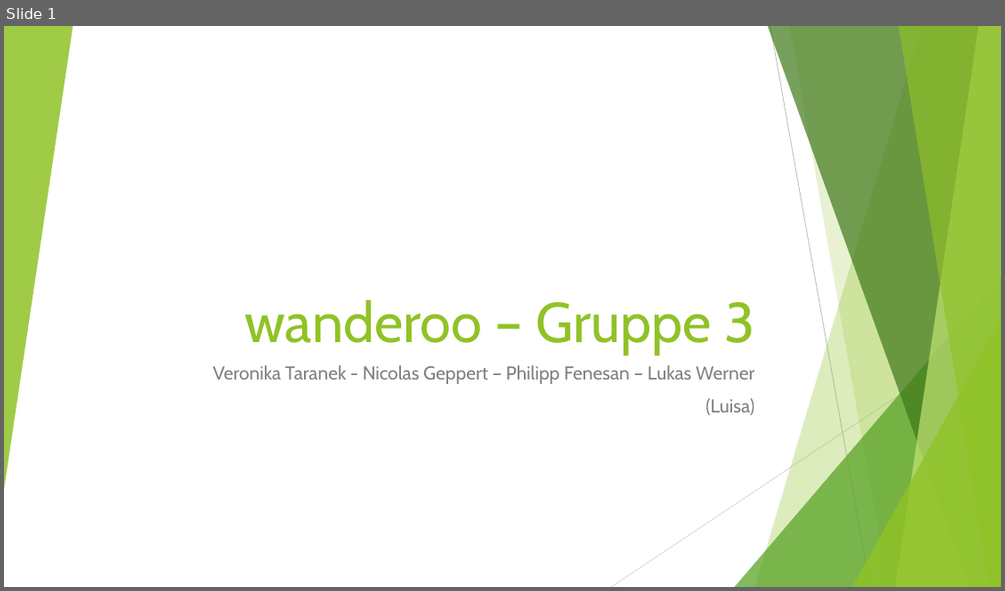
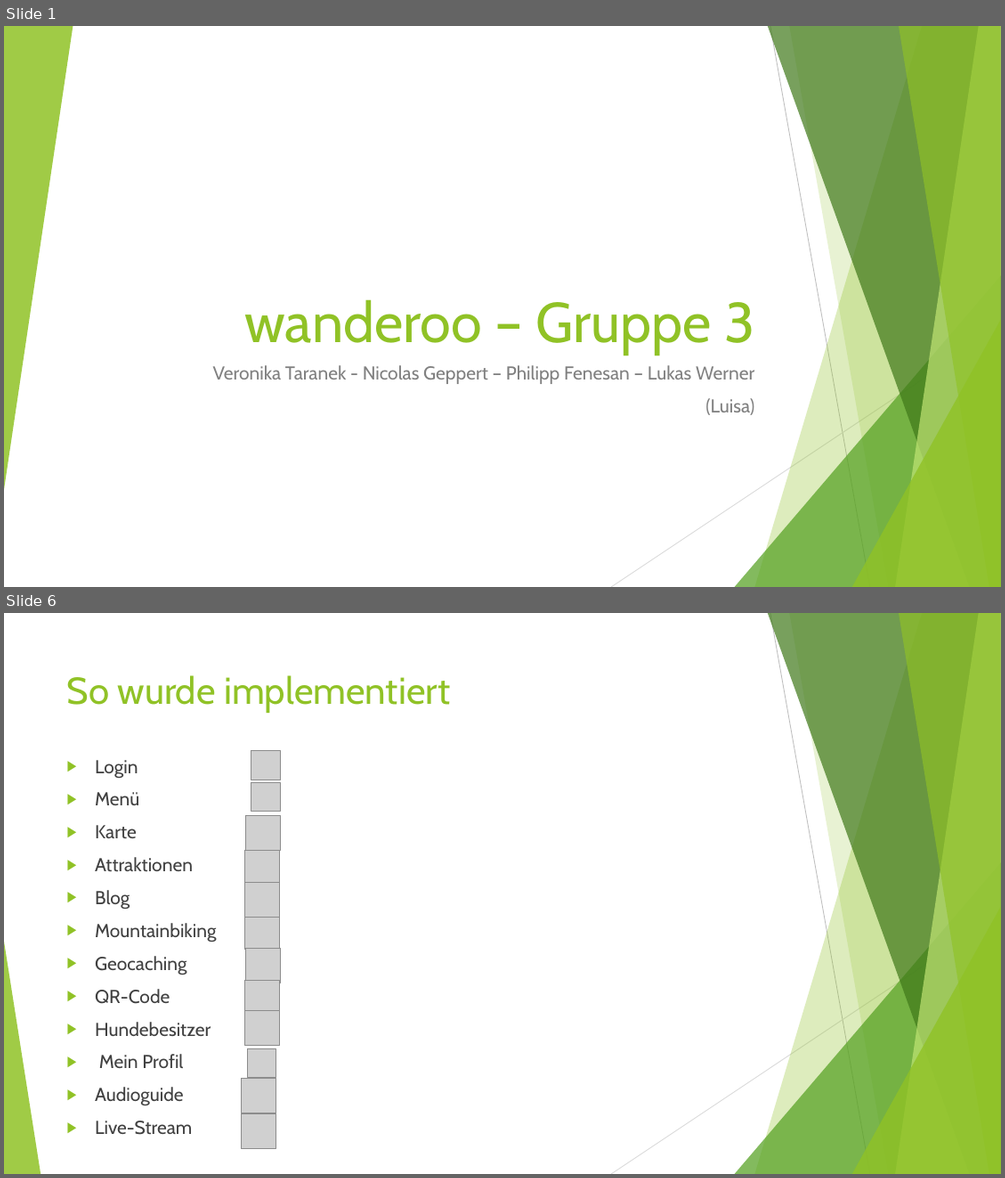
Before and after one commit to NicoGep/Programming_Project, a slide deck: presentation/wanderoo – Gruppe 3.pptx. Shown one above the other, each under a label of ours: slide 1 before the commit, slides 1 and 6 after it; the slides between them are not shown. The pictures are 1005x591 and 1005x1178 pixels, drawn with LibreOffice and Linux fonts; fonts in the diff are those of the drawing; grey boxes stand for pictures. Boxes give left, top, right and bottom in pixels: in the first picture for what was removed or moved away, otherwise in the second. Text is boxed around its words. In the diff, an @@ line names an element or a change of style, - is before the commit and + after.

```diff
--- a/presentation/wanderoo – Gruppe 3.pptx
+++ b/presentation/wanderoo – Gruppe 3.pptx
@@ slide 6 added at [4, 613, 1001, 1174], background #FFFFFF; not listed: 9 template elements that a slide beside it also shows @@
@@ title added at [67, 675, 450, 713], 36 pt, text #90C226 @@
+So wurde implementiert
@@ text added at [95, 760, 216, 1135], 18 pt, text #404040 @@
+▶ Login
+▶ Menü
+▶ Karte
+▶ Attraktionen
+▶ Blog
+▶ Mountainbiking
+▶ Geocaching
+▶ QR-Code
+▶ Hundebesitzer
+▶ Mein Profil
+▶ Audioguide
+▶ Live-Stream
@@ picture added at [251, 751, 280, 779] @@
@@ picture added at [251, 783, 280, 811] @@
@@ picture added at [245, 816, 281, 851] @@
@@ picture added at [245, 850, 280, 885] @@
@@ picture added at [245, 882, 280, 917] @@
@@ picture added at [245, 915, 280, 949] @@
@@ triangle added at [4, 941, 40, 1174], fill #90C226 at 85% opacity @@
@@ picture added at [245, 948, 281, 983] @@
@@ picture added at [245, 980, 280, 1014] @@
@@ picture added at [245, 1010, 280, 1046] @@
@@ picture added at [248, 1048, 276, 1077] @@
@@ picture added at [241, 1078, 276, 1113] @@
@@ picture added at [241, 1113, 276, 1149] @@
```
Also in this commit, not shown: 1 slide changed, 4 other slides added, 1 slide removed, 2 other files.
